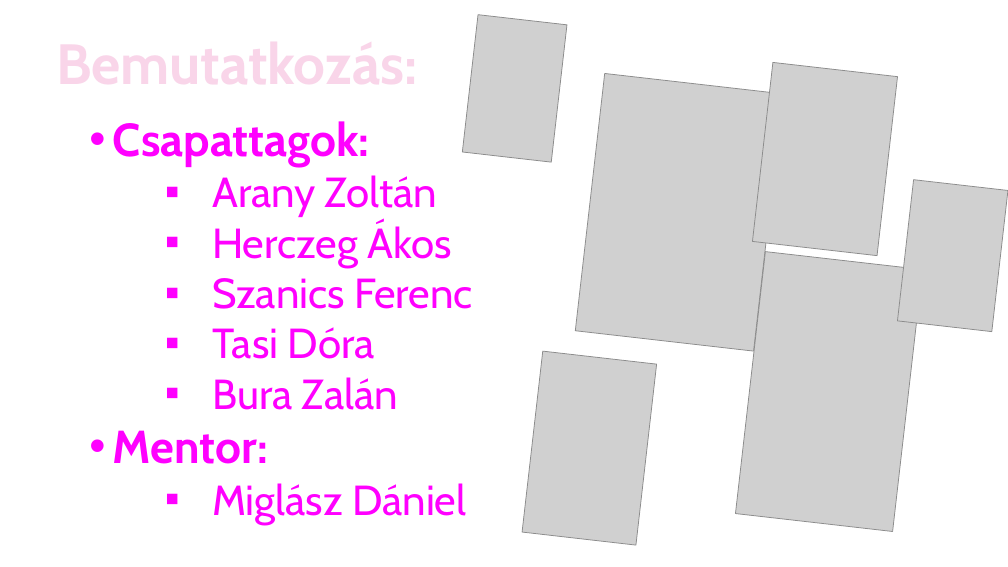
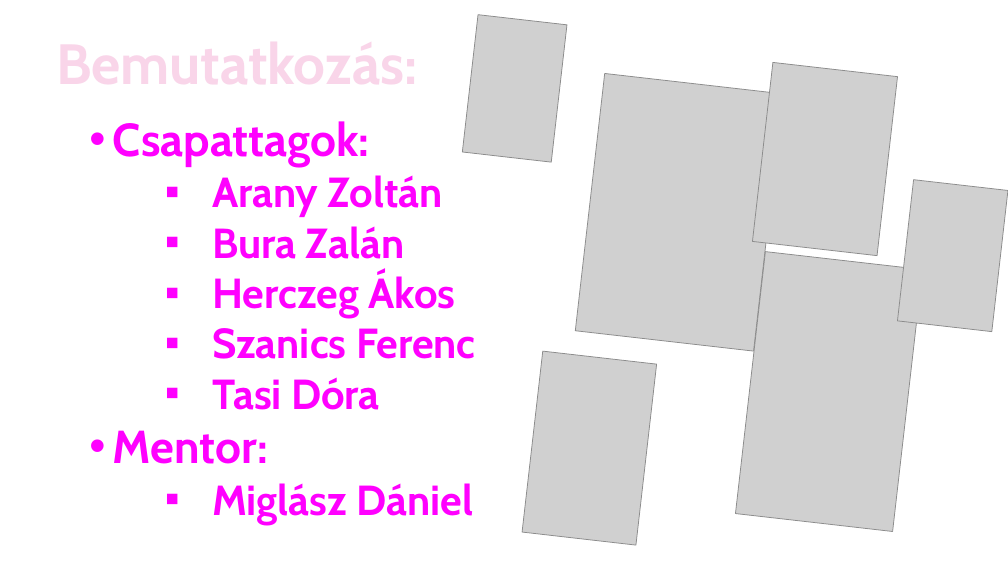
Before and after one commit to Z0lcs/SPACE-DUCK, a slide deck: slide 3 of PPT/Workshop_feb.pptx. Drawn at 1008x567 pixels with LibreOffice and Linux fonts; fonts in the diff are those of the drawing; grey boxes stand for pictures; background and template pictures are left out. Boxes give left, top, right and bottom in pixels: in the first picture for what was removed or moved away, otherwise in the second. Text is boxed around its words. In the diff, an @@ line names an element or a change of style, - is before the commit and + after.

```diff
--- a/PPT/Workshop_feb.pptx
+++ b/PPT/Workshop_feb.pptx
@@ text at (212, 175, 476, 525): bold on in "Arany Zoltán", "Herczeg Ákos", "Szanics Ferenc", "Tasi Dóra" and 1 more places @@
@@ text at (212, 226, 405, 259): paragraph added @@
+    ▪ Bura Zalán
@@ text at (212, 377, 398, 410): paragraph removed @@
-    ▪ Bura Zalán
```
Also in this commit, not shown: 3 other slides changed, 1 slide added, 1 slide removed.
